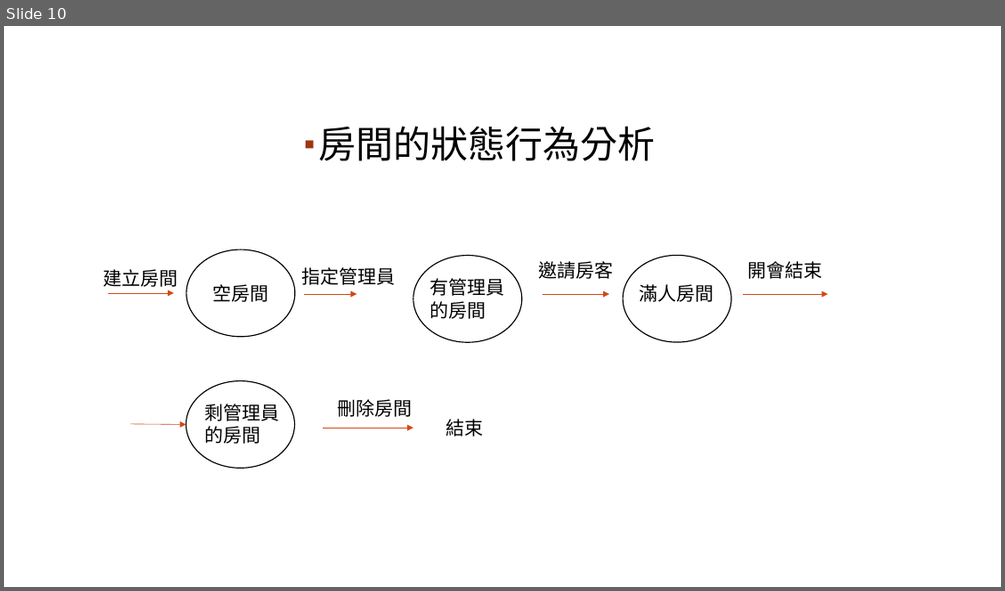
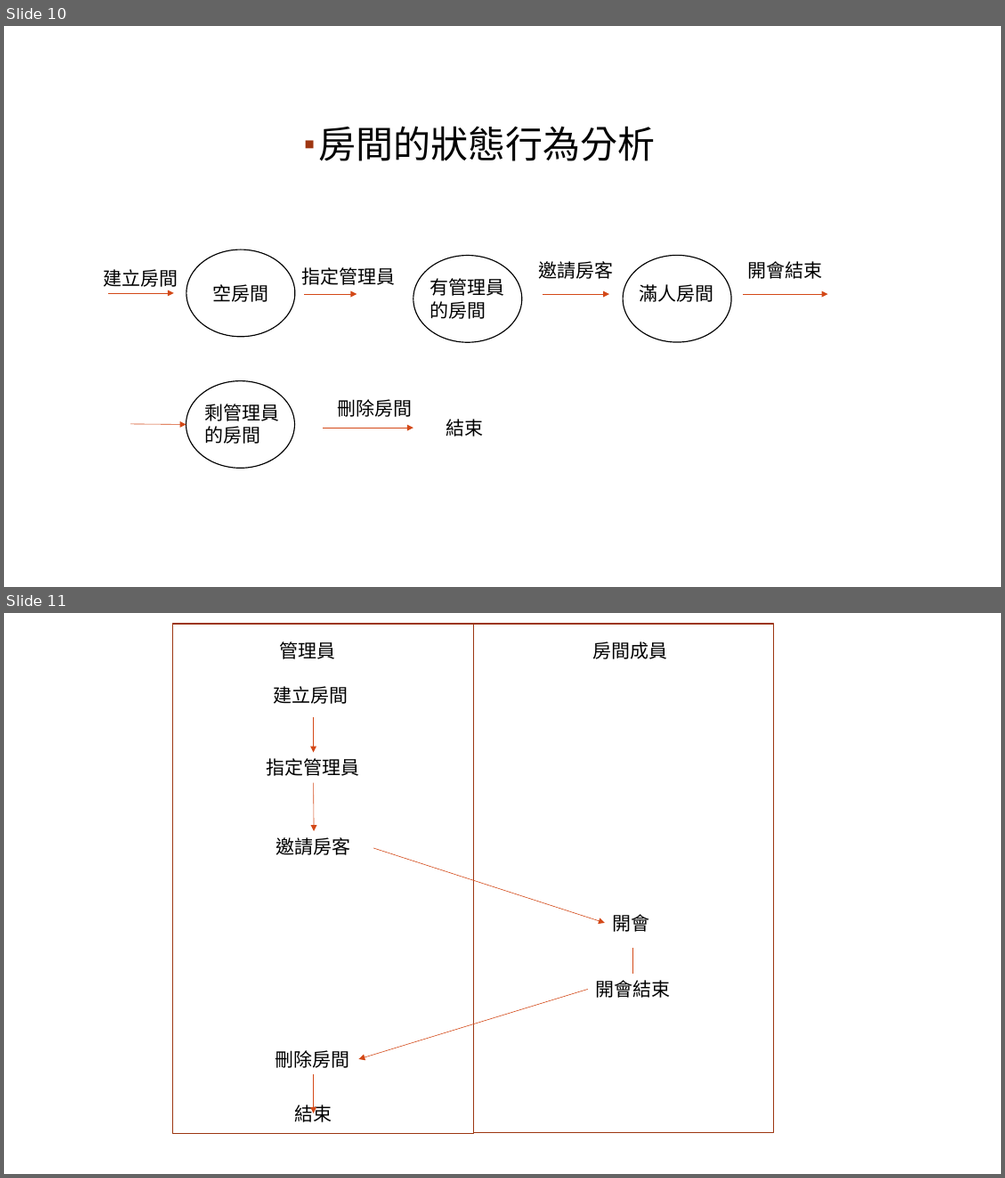
Before and after one commit to JianDa0127/project, a slide deck: 線上會議APP改2.pptx. Shown one above the other, each under a label of ours: slide 10 before the commit, slides 10 and 11 after it. The pictures are 1005x591 and 1005x1178 pixels, drawn with LibreOffice and Linux fonts; fonts in the diff are those of the drawing; background and template pictures are left out. Boxes give left, top, right and bottom in pixels: in the first picture for what was removed or moved away, otherwise in the second. Text is boxed around its words. In the diff, an @@ line names an element or a change of style, - is before the commit and + after.

Commit message:
9/2再改
企業流程分析

```diff
--- a/線上會議APP改2.pptx
+++ b/線上會議APP改2.pptx
@@ slide 11 added at <box>4,613,1001,1174</box>, background #FFFFFF; not listed: 1 template element that a slide beside it also shows @@
@@ rectangle added at <box>173,624,474,1134</box>, outline #9C3511 1 pt @@
@@ rectangle added at <box>474,624,774,1133</box>, outline #9C3511 1 pt @@
@@ text added at <box>280,641,336,659</box>, 18 pt, text #000000 @@
+管理員
@@ text added at <box>593,641,668,659</box>, 18 pt, text #000000 @@
+房間成員
@@ text added at <box>274,686,348,704</box>, 18 pt, text #000000 @@
+建立房間
@@ arrow added from (314, 717) to (314, 752), #D34817 0.5 pt @@
@@ text added at <box>266,758,359,776</box>, 18 pt, text #000000 @@
+指定管理員
@@ arrow added from (314, 783) to (314, 831), #D34817 0.5 pt @@
@@ text added at <box>275,837,350,855</box>, 18 pt, text #000000 @@
+邀請房客
@@ arrow added from (373, 848) to (605, 923), #D34817 0.5 pt @@
@@ text added at <box>612,914,649,932</box>, 18 pt, text #000000 @@
+開會
@@ line added from (633, 948) to (633, 974), #D34817 0.5 pt @@
@@ text added at <box>595,980,670,997</box>, 18 pt, text #000000 @@
+開會結束
@@ arrow added from (588, 989) to (358, 1059), #D34817 0.5 pt @@
@@ text added at <box>275,1050,350,1068</box>, 18 pt, text #000000 @@
+刪除房間
@@ arrow added from (314, 1074) to (314, 1113), #D34817 0.5 pt @@
@@ text added at <box>294,1102,332,1122</box>, 18 pt, text #000000 @@
+結束
```
